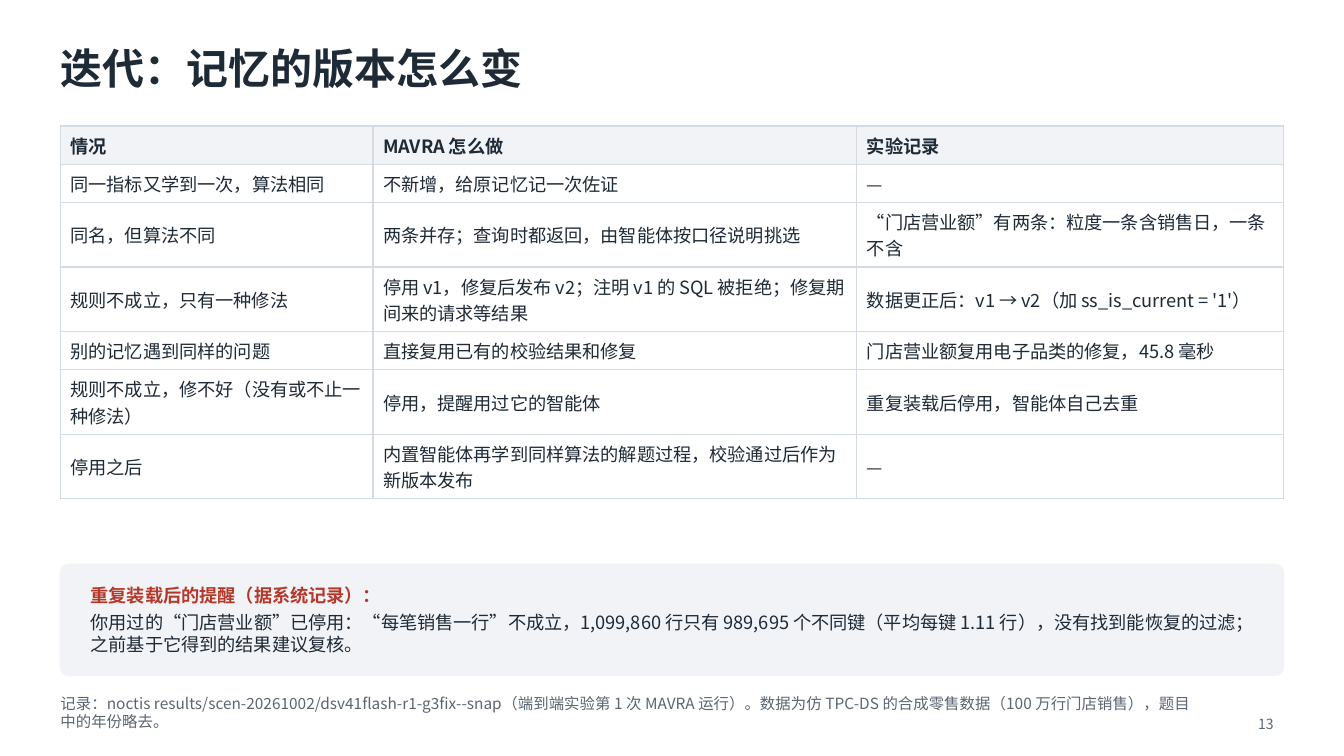
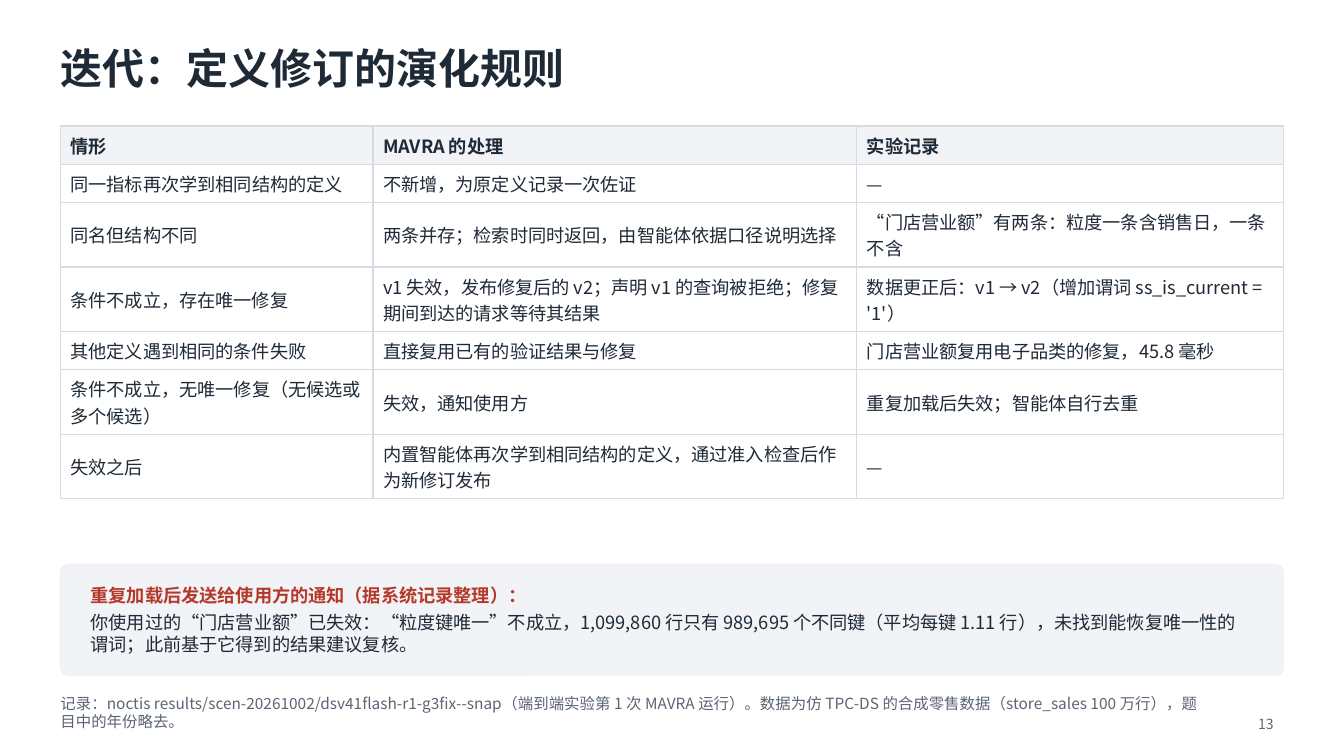
Before and after one commit to mmmttt000045/agent4db-adapter, a slide deck: slide 13 of docs/mavra-system.pptx. Drawn at 1344x756 pixels with LibreOffice and Linux fonts; fonts in the diff are those of the drawing. Boxes give left, top, right and bottom in pixels: in the first picture for what was removed or moved away, otherwise in the second. Text is boxed around its words. In the diff, an @@ line names an element or a change of style, - is before the commit and + after.

```diff
--- a/docs/mavra-system.pptx
+++ b/docs/mavra-system.pptx
@@ title at bbox=[60, 48, 564, 88]: text changed @@
-迭代：记忆的版本怎么变
+迭代：定义修订的演化规则
@@ table at bbox=[60, 126, 1284, 493] @@
-row 1, column 1: 情况
+row 1, column 1: 情形
-row 1, column 2: MAVRA 怎么做
+row 1, column 2: MAVRA 的处理
-row 2, column 1: 同一指标又学到一次，算法相同
+row 2, column 1: 同一指标再次学到相同结构的定义
-row 2, column 2: 不新增，给原记忆记一次佐证
+row 2, column 2: 不新增，为原定义记录一次佐证
-row 3, column 1: 同名，但算法不同
+row 3, column 1: 同名但结构不同
-row 3, column 2: 两条并存；查询时都返回，由智能体按口径说明挑选
+row 3, column 2: 两条并存；检索时同时返回，由智能体依据口径说明选择
-row 4: 规则不成立，只有一种修法 | 停用 v1，修复后发布 v2；注明 v1 的 SQL 被拒绝；修复期间来的请求等结果 | 数据更正后：v1 → v2（加 ss_is_current = '1'）
+row 4: 条件不成立，存在唯一修复 | v1 失效，发布修复后的 v2；声明 v1 的查询被拒绝；修复期间到达的请求等待其结果 | 数据更正后：v1 → v2（增加谓词 ss_is_current = '1'）
-row 5, column 1: 别的记忆遇到同样的问题
+row 5, column 1: 其他定义遇到相同的条件失败
-row 5, column 2: 直接复用已有的校验结果和修复
+row 5, column 2: 直接复用已有的验证结果与修复
-row 6: 规则不成立，修不好（没有或不止一种修法） | 停用，提醒用过它的智能体 | 重复装载后停用，智能体自己去重
+row 6: 条件不成立，无唯一修复（无候选或多个候选） | 失效，通知使用方 | 重复加载后失效；智能体自行去重
-row 7, column 1: 停用之后
+row 7, column 1: 失效之后
-row 7, column 2: 内置智能体再学到同样算法的解题过程，校验通过后作为新版本发布
+row 7, column 2: 内置智能体再次学到相同结构的定义，通过准入检查后作为新修订发布
@@ text at bbox=[91, 586, 1236, 654]: text changed @@
-重复装载后的提醒（据系统记录）：
-你用过的“门店营业额”已停用：“每笔销售一行”不成立，1,099,860 行只有 989,695 个不同键（平均每键 1.11 行），没有找到能恢复的过滤；之前基于它得到的结果建议复核。
+重复加载后发送给使用方的通知（据系统记录整理）：
+你使用过的“门店营业额”已失效：“粒度键唯一”不成立，1,099,860 行只有 989,695 个不同键（平均每键 1.11 行），未找到能恢复唯一性的谓词；此前基于它得到的结果建议复核。
@@ text at bbox=[60, 696, 1197, 728]: text changed @@
-记录：noctis results/scen-20261002/dsv41flash-r1-g3fix--snap（端到端实验第 1 次 MAVRA 运行）。数据为仿 TPC-DS 的合成零售数据（100 万行门店销售），题目中的年份略去。
+记录：noctis results/scen-20261002/dsv41flash-r1-g3fix--snap（端到端实验第 1 次 MAVRA 运行）。数据为仿 TPC-DS 的合成零售数据（store_sales 100 万行），题目中的年份略去。
```
Also in this commit, not shown: 17 other slides changed, 8 other files.
